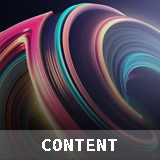
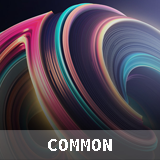
Layers edited between the first and the second 160 x 160 image:
renamed "CONTENT" to "COMMON", painted on it over (42, 139, 117, 151)
